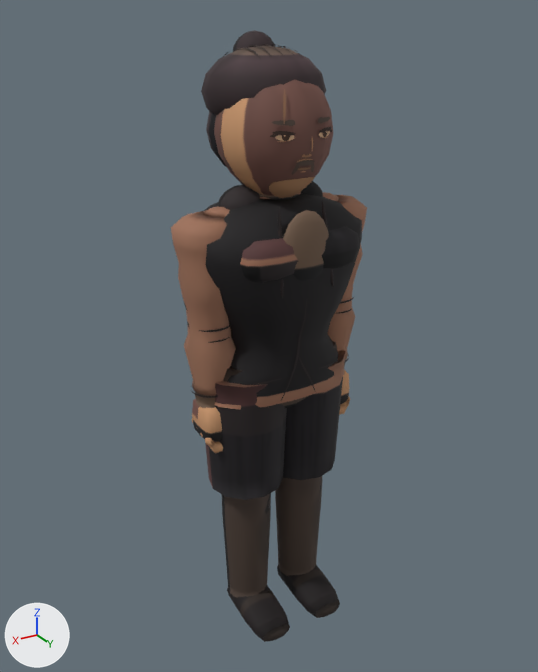
One commit to the glTF model assets/models/guilhwa_a.glb: the scene before it, then after it.
Camera for both pictures: a 50 mm camera at (1.173, 1.927, 2.01) aimed at (0.0, -0.029, 1.032). The lights are fixed; the arrows at lower left show +X, +Y and +Z. The first picture is the older version. Vertices at exactly the same position are counted once.

Before the edit, the objects in view are built like this:
```python
me_mesh_0 = bpy.data.meshes.new('Mesh_0')
me_mesh_0.from_pydata(...)  # 5089 vertices, 9228 faces; spans x -0.34..0.34, y -0.23..0.23, z -0.03..1.97
me_mesh_0.materials.append(mat_material_0)
ob_body = bpy.data.objects.new('Body', me_mesh_0)
ob_body.location = (0.0, 0.0, 0.0)
```
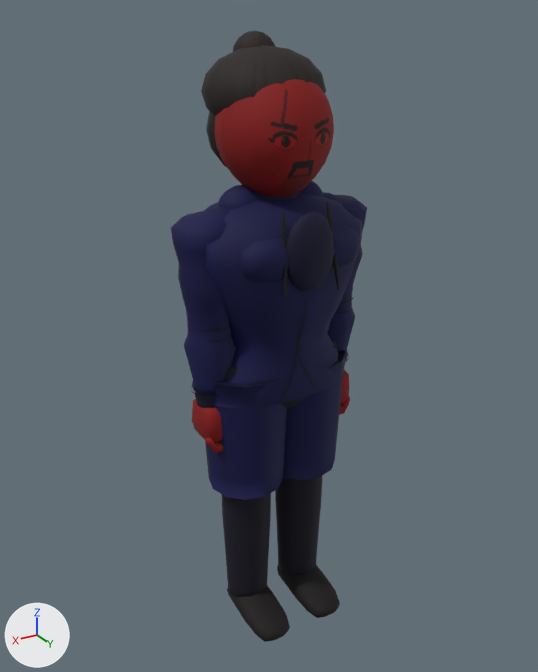
Diff of the bpy script that builds the scene:
```diff
--- a/assets/models/guilhwa_a.glb.py
+++ b/assets/models/guilhwa_a.glb.py
@@ me_mesh_0 @@
 # used by ob_body; location = (0.0, 0.0, 0.0)
-me_mesh_0.from_pydata(...)  # 5089 vertices, 9228 faces; spans x -0.34..0.34, y -0.23..0.23, z -0.03..1.97
+me_mesh_0.from_pydata(...)  # 4005 vertices, 7552 faces; spans x -0.34..0.34, y -0.23..0.23, z -0.03..1.97
+# me_mesh_0 part 1: 22 loose pieces with 946 vertices, spanning x -0.1..0.1, y 0.13..0.18, z 1.6..1.83, are deleted
+# me_mesh_0 part 2: 79 vertices moved from x -0.13..0.12, y -0.14..0.21, z 1.26..1.74 to x -0.09..0.09, y -0.11..0.22, z 1.26..1.74; 606 vertices removed from x -0.17..0.17, y -0.23..0.21, z 1.25..1.94; 468 vertices added at x -0.17..0.18, y -0.17..0.23, z 1.25..1.88
+# me_mesh_0 part 3: 6529 kept faces spanning x -0.34..0.34, y -0.23..0.23, z -0.03..1.97 get new vertex colours
 me_mesh_0.materials.append(mat_material_0)
```

Boxes [x1, y1, x2, y2] around the edits, measured in the pictures (538 x 672 px; the box of a moved part takes in the faces that stretch with it):
part 1 of me_mesh_0, deleted: before [270, 89, 332, 175]
part 2 of me_mesh_0, moved or reshaped: before [214, 44, 334, 298]; after [214, 79, 339, 300]
part 3 of me_mesh_0, recoloured: [171, 32, 367, 641] in both
